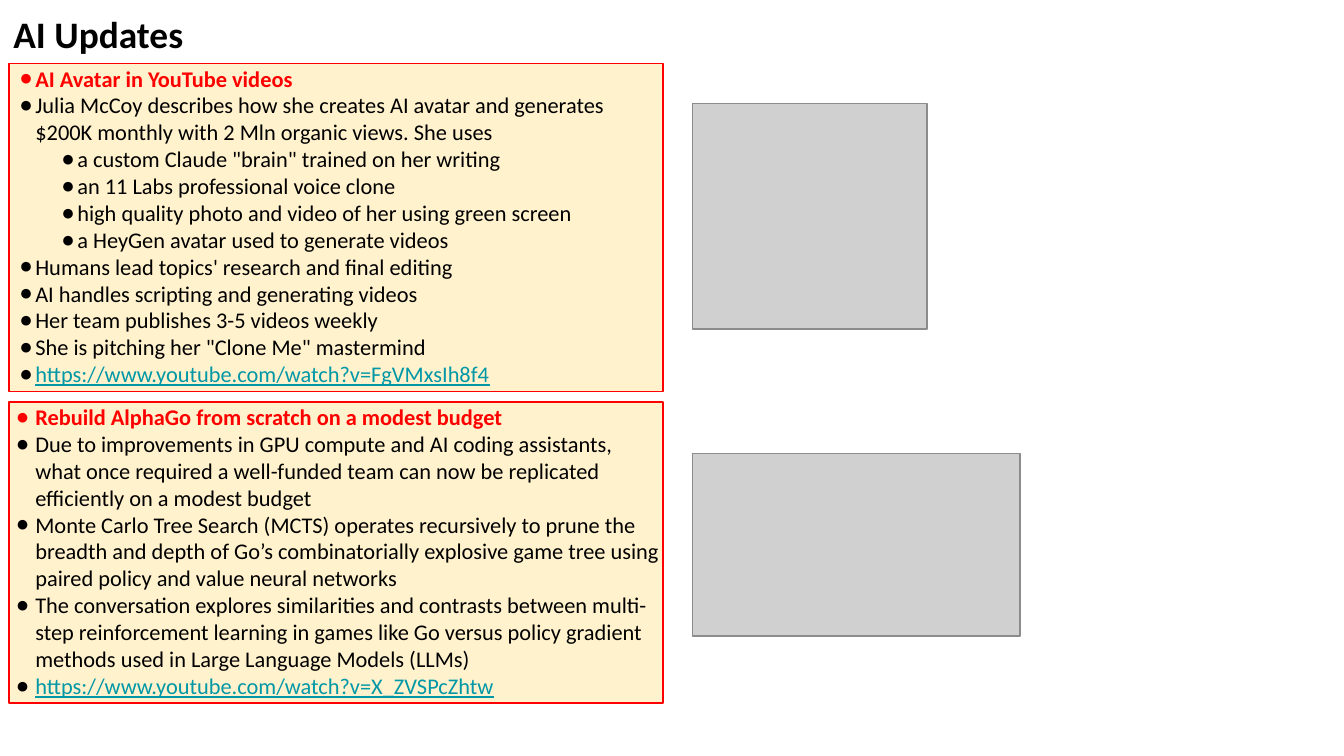
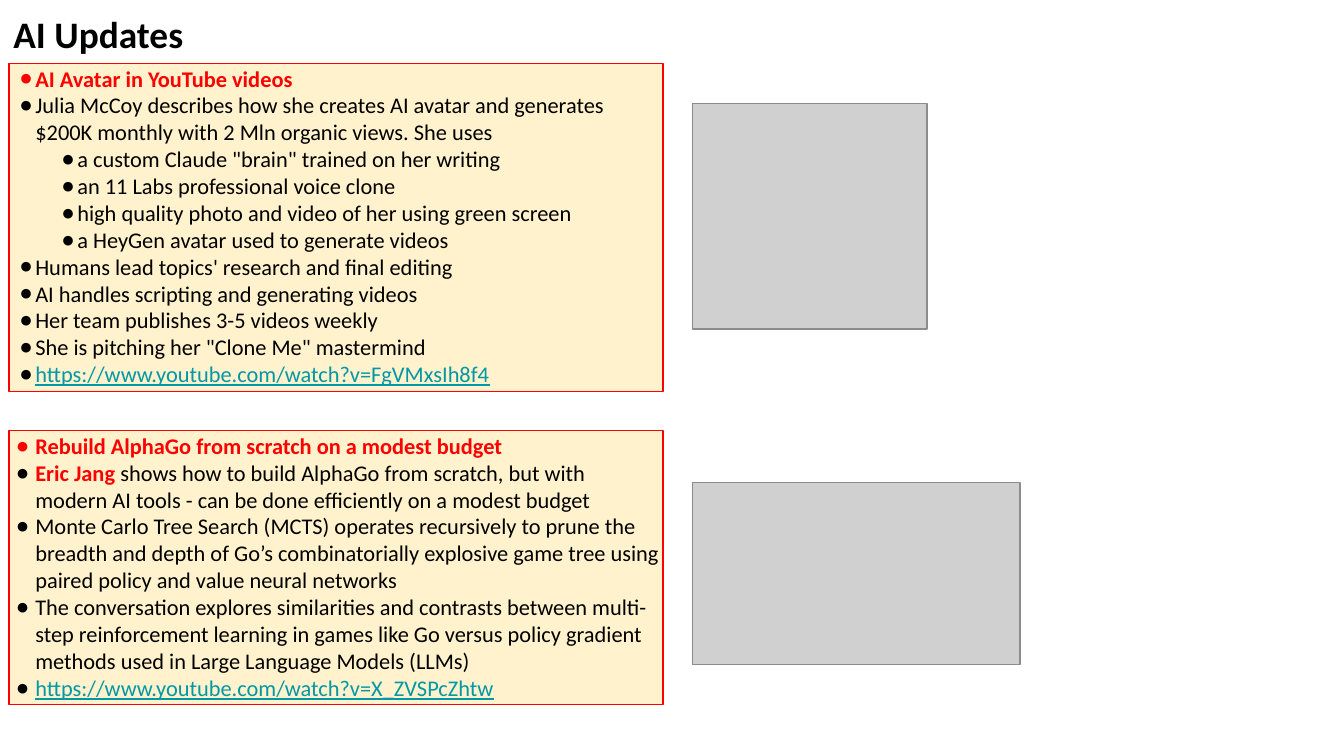
Before and after one commit to lselector/seminar, a slide deck: slide 25 of 2026/2026-05-22-AI-Updates.pptx (slide 24 before the commit). Drawn at 1344x756 pixels with LibreOffice and Linux fonts; fonts in the diff are those of the drawing; grey boxes stand for pictures. Boxes give left, top, right and bottom in pixels: in the first picture for what was removed or moved away, otherwise in the second. Text is boxed around its words. In the diff, an @@ line names an element or a change of style, - is before the commit and + after.

```diff
--- a/2026/2026-05-22-AI-Updates.pptx
+++ b/2026/2026-05-22-AI-Updates.pptx
@@ rectangle "Rebuild AlphaGo from scratch on ...": place and size @@
-rectangle "Rebuild AlphaGo from scratch on ..." at <box>9,402,664,703</box>
+rectangle "Rebuild AlphaGo from scratch on ..." at <box>9,430,664,704</box>
@@ text in rectangle at <box>35,465,590,512</box>: text changed @@
-● Due to improvements in GPU compute and AI coding assistants, what once required a well-funded team can now be replicated efficiently on a modest budget
+● Eric Jang shows how to build AlphaGo from scratch, but with modern AI tools - can be done efficiently on a modest budget
@@ picture: place and size @@
-picture at <box>692,454,1020,637</box>
+picture at <box>692,482,1020,665</box>
```
Also in this commit, not shown: 20 other slides changed, 2 slides added, 1 slide removed.
